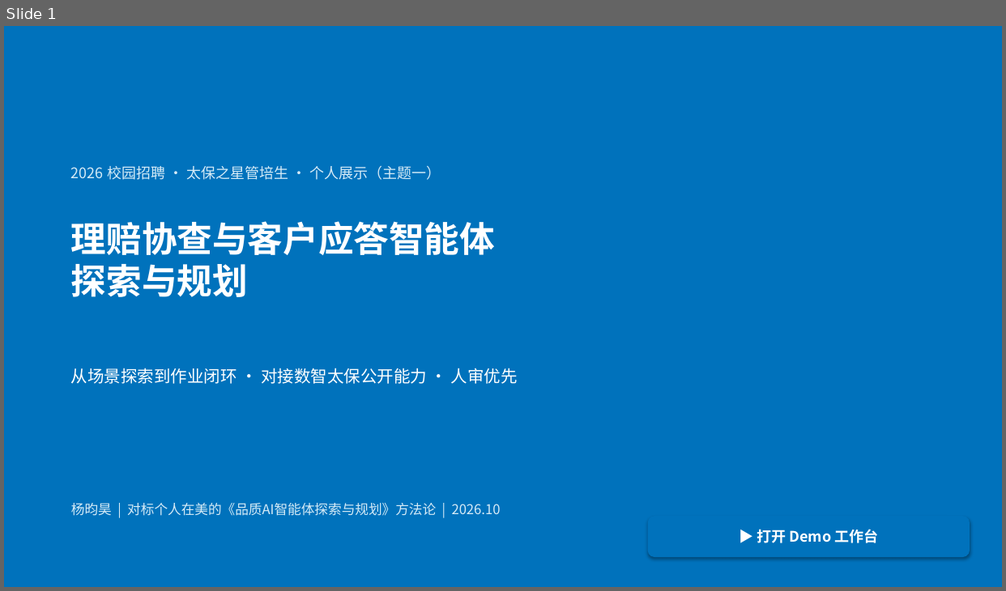
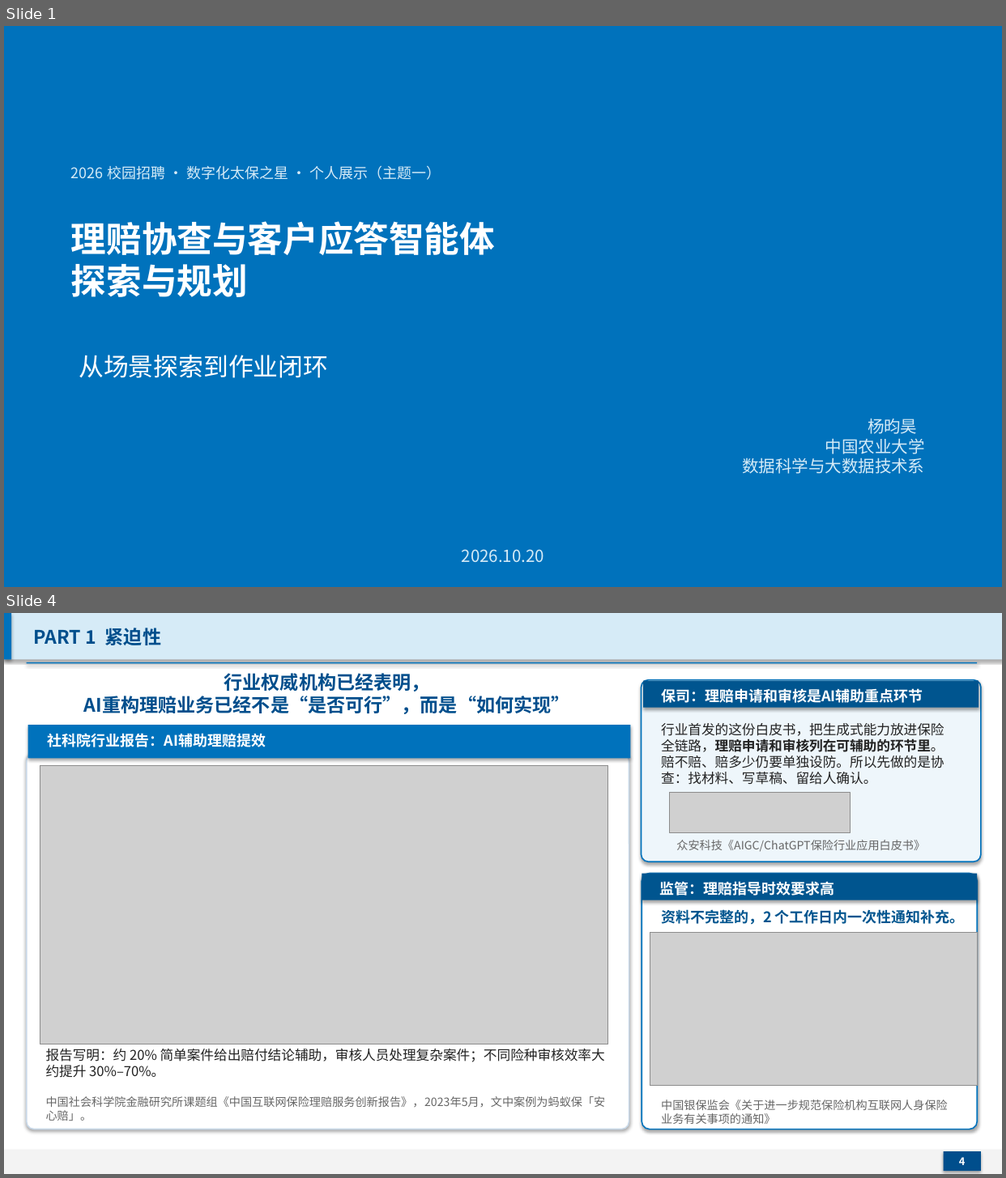
Before and after one commit to Haoooaa/planning-sourcing-system, a slide deck: claims-assist/deck.pptx. Shown one above the other, each under a label of ours: slide 1 before the commit, slides 1 and 4 after it; the slides between them are not shown. The pictures are 1006x591 and 1006x1178 pixels, drawn with LibreOffice and Linux fonts; fonts in the diff are those of the drawing; grey boxes stand for pictures. Boxes give left, top, right and bottom in pixels: in the first picture for what was removed or moved away, otherwise in the second. Text is boxed around its words. In the diff, an @@ line names an element or a change of style, - is before the commit and + after.

```diff
--- a/claims-assist/deck.pptx
+++ b/claims-assist/deck.pptx
@@ slide 4 added at (4,613,1002,1174), background #FFFFFF @@
@@ rectangle added at (4,613,1002,1174), fill #FFFFFF @@
@@ rectangle added at (4,613,1002,659), fill #D6EBF7 @@
@@ rectangle added at (4,613,11,659), fill #0072BC @@
@@ text added at (34,628,161,645), 18 pt, text #004E8C, bold @@
+PART 1 紧迫性
@@ rectangle added at (27,662,978,663), fill #0072BC @@
@@ text added at (84,673,570,714), 18 pt, text #004E8C, bold @@
+行业权威机构已经表明，
+AI重构理赔业务已经不是“是否可行”，而是“如何实现”
@@ rounded rectangle added at (641,680,981,862), fill #EEF6FB, outline #0072BC 1.25 pt @@
@@ rectangle added at (643,680,978,707), fill #00558F @@
@@ text added at (661,688,923,703), 14 pt, text #FFFFFF, bold @@
+保司：理赔申请和审核是AI辅助重点环节
@@ rectangle added at (28,726,631,759), fill #0072BC @@
@@ text added at (47,733,266,747), 14 pt, text #FFFFFF, bold @@
+社科院行业报告：AI辅助理赔提效
@@ text added at (661,723,944,785), 13 pt, text #222222 @@
+行业首发的这份白皮书，把生成式能力放进保险全链路，理赔申请和审核列在可辅助的环节里。
+赔不赔、赔多少仍要单独设防。所以先做的是协查：找材料、写草稿、留给人确认。
@@ rounded rectangle added at (27,753,629,1130), fill #FFFFFF, outline #C8D8E8 1.25 pt @@
@@ picture added at (40,765,608,1044) @@
@@ picture added at (670,793,850,834) @@
@@ text added at (676,840,925,852), 11 pt, text #666666 @@
+众安科技《AIGC/ChatGPT保险行业应用白皮书》
@@ rounded rectangle added at (641,874,978,1130), fill #FFFFFF, outline #0072BC 1.25 pt @@
@@ rectangle added at (641,874,978,901), fill #00558F @@
@@ text added at (659,881,834,896), 14 pt, text #FFFFFF, bold @@
+监管：理赔指导时效要求高
@@ text added at (661,909,965,925), 14 pt, text #00558F, bold @@
+资料不完整的，2 个工作日内一次性通知补充。
@@ picture added at (650,933,978,1086) @@
@@ text added at (46,1049,605,1078), 13 pt, text #222222 @@
+报告写明：约 20% 简单案件给出赔付结论辅助，审核人员处理复杂案件；不同险种审核效率大约提升 30%–70%。
@@ text added at (46,1097,606,1121), 11 pt, text #666666 @@
+中国社会科学院金融研究所课题组《中国互联网保险理赔服务创新报告》，2023年5月，文中案例为蚂蚁保「安心赔」。
@@ text added at (661,1100,948,1124), 11 pt, text #666666 @@
+中国银保监会《关于进一步规范保险机构互联网人身保险业务有关事项的通知》
@@ rectangle added at (4,1151,1002,1174), fill #F3F3F3 @@
@@ rectangle added at (944,1152,981,1171), fill #004E8C @@
@@ text added at (959,1157,965,1165), 10 pt, text #FFFFFF, bold @@
+4
@@ slide 1 changed as well @@
@@ text at (71,166,441,180): text changed @@
-2026 校园招聘 · 太保之星管培生 · 个人展示（主题一）
+2026 校园招聘 · 数字化太保之星 · 个人展示（主题一）
@@ text at (79,355,328,378): text changed; size 16 to 24 pt @@
-从场景探索到作业闭环 · 对接数智太保公开能力 · 人审优先
+从场景探索到作业闭环
@@ text at (742,418,925,474): text changed; size 13 to 16 pt @@
-杨昀昊 | 对标个人在美的《品质AI智能体探索与规划》方法论 | 2026.10
+杨昀昊
+中国农业大学
+数据科学与大数据技术系
@@ rounded rectangle removed at (648,516,970,557) @@
-▶ 打开 Demo 工作台
@@ text added at (462,549,544,563), 16 pt, text #D6EBF7 @@
+2026.10.20
```
Also in this commit, not shown: 11 other slides changed, 2 other slides added, 5 slides removed, 1 other file.
